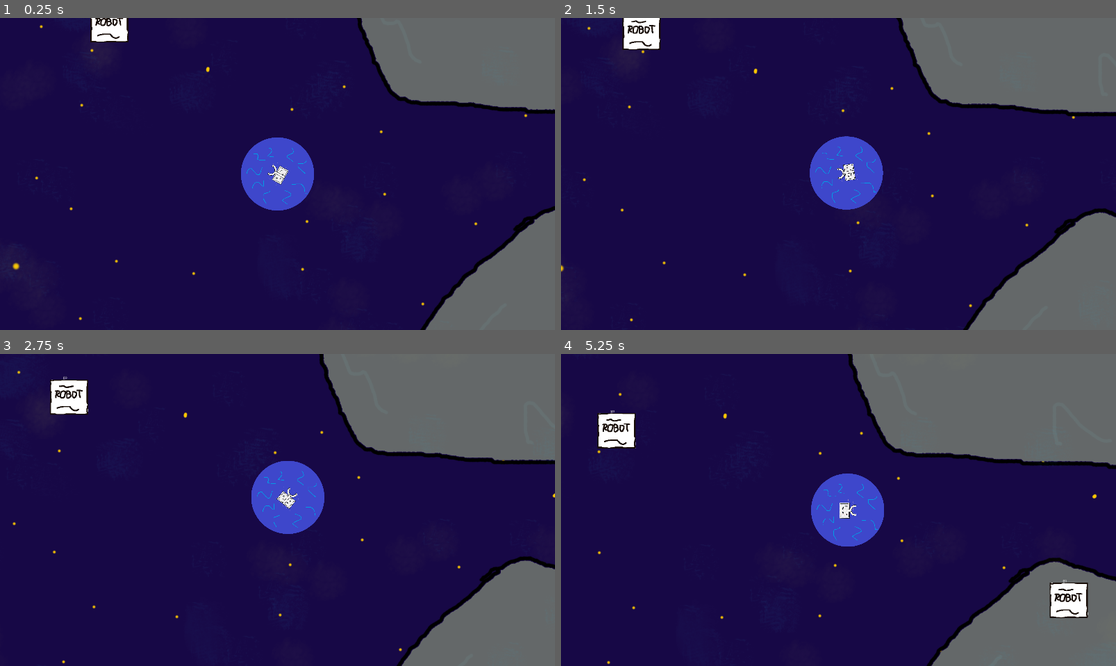
Above: before the commit, frames 1-4 (two rows, left to right).
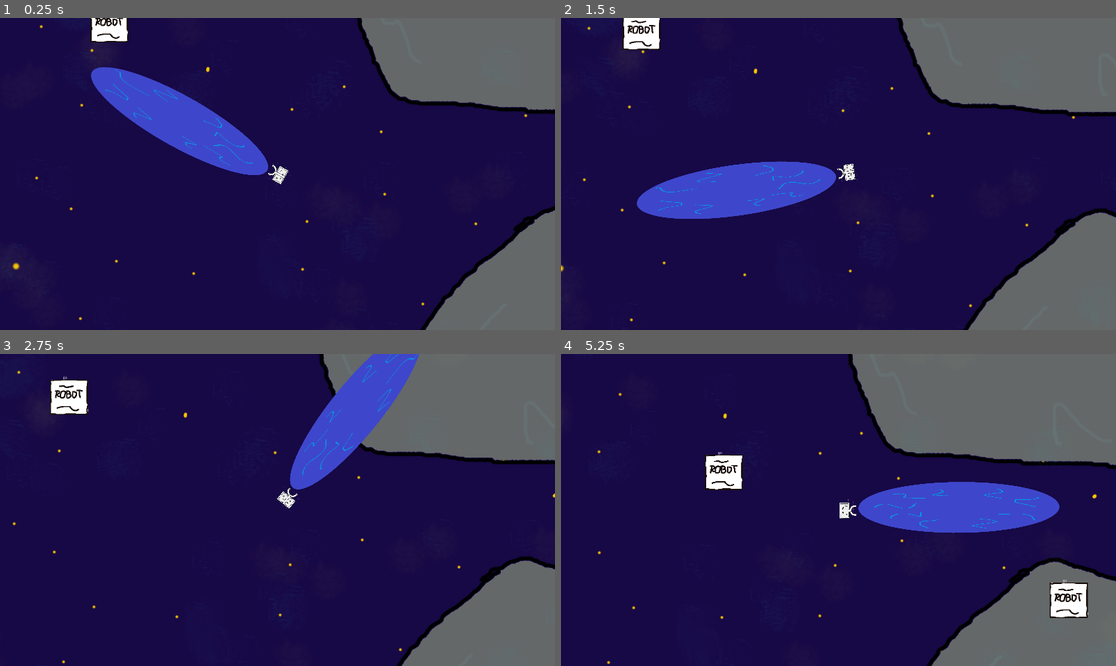
Above: after the commit, the same moments.

Repository: game-jam-team-gut/not-so-lonely
Game: Godot game, scene res://Space.tscn
The game is run twice, just before and just after one commit, with the same random seed, the same clock (stepped at 60 frames per second) and the same inputs.
Inputs (mouse positions are in pixels of both pictures, inside the frame that each line leads up to):
- Up to frame 1 (0.25 s): no input
- Up to frame 2 (1.5 s): move the mouse to (960, 158) at 0.52 s; press the mouse at (960, 158) at 0.53 s; move the mouse to (727, 189) at 1.27 s; release the mouse at (727, 189) at 1.28 s; right-click (727, 189) at 1.35 s
- Up to frame 3 (2.75 s): move the mouse to (333, 441) at 2.02 s; press the mouse at (333, 441) at 2.03 s
- Up to frame 4 (5.25 s): move the mouse to (810, 572) at 2.77 s; release the mouse at (810, 572) at 2.78 s; right-click (810, 572) at 2.85 s; move the mouse to (1005, 556) at 3.52 s; press the mouse at (1005, 556) at 3.53 s; move the mouse to (672, 463) at 4.27 s; release the mouse at (672, 463) at 4.28 s; right-click (672, 463) at 4.35 s; move the mouse to (866, 510) at 5.02 s; press the mouse at (866, 510) at 5.03 s

The runs differ from the first frame. In frame 1, 6.4% of the frame differs, in the area x 16-57%, y 15-62%; in frame 2, 6.4%; in frame 3, 5.9%; in frame 4, 7.9%, in the area x 6-90%, y 18-62%.

Commit message:
New magnetic field WIP, better rotation

Diff:
--- a/Space/Barney.tscn
+++ b/Space/Barney.tscn
@@ -5,33 +5,14 @@
 [ext_resource path="res://Space/Barney/Barney.gd" type="Script" id=4]
 [ext_resource path="res://Space/Barney/CameraControl.gd" type="Script" id=5]
 
-[sub_resource type="CircleShape2D" id=1]
-radius = 58.8304
+[sub_resource type="RectangleShape2D" id=3]
+extents = Vector2( 159.674, 39.8837 )
 
 [sub_resource type="RectangleShape2D" id=2]
 extents = Vector2( 30.0859, 30.0781 )
 
 [node name="Barney" type="KinematicBody2D"]
 script = ExtResource( 4 )
-
-[node name="MagneticField" type="Area2D" parent="."]
-
-[node name="CollisionShape2D" type="CollisionShape2D" parent="MagneticField"]
-scale = Vector2( 2.2, 2.2 )
-shape = SubResource( 1 )
-
-[node name="Sprite" type="Sprite" parent="MagneticField/CollisionShape2D"]
-scale = Vector2( 0.227273, 0.227273 )
-texture = ExtResource( 3 )
-
-[node name="StickingField" type="Area2D" parent="."]
-
-[node name="CollisionShape2D" type="CollisionShape2D" parent="StickingField"]
-shape = SubResource( 2 )
-
-[node name="Sprite" type="Sprite" parent="."]
-scale = Vector2( 0.125112, 0.125112 )
-texture = ExtResource( 1 )
 
 [node name="Camera2D" type="Camera2D" parent="."]
 current = true
@@ -41,6 +22,29 @@
 
 [node name="Tween" type="Tween" parent="Camera2D"]
 
+[node name="Rotates" type="Node2D" parent="."]
+
+[node name="MagneticField" type="Area2D" parent="Rotates"]
+
+[node name="CollisionShape2D" type="CollisionShape2D" parent="Rotates/MagneticField"]
+position = Vector2( 381.305, -7.1272 )
+scale = Vector2( 2.2, 2.2 )
+shape = SubResource( 3 )
+
+[node name="Sprite" type="Sprite" parent="Rotates/MagneticField/CollisionShape2D"]
+position = Vector2( 1.61982, 0.240643 )
+scale = Vector2( 0.623441, 0.157934 )
+texture = ExtResource( 3 )
+
+[node name="StickingField" type="Area2D" parent="Rotates"]
+
+[node name="CollisionShape2D" type="CollisionShape2D" parent="Rotates/StickingField"]
+shape = SubResource( 2 )
+
+[node name="Sprite" type="Sprite" parent="Rotates"]
+scale = Vector2( 0.125112, 0.125112 )
+texture = ExtResource( 1 )
+
 [connection signal="robot_sticked" from="." to="Camera2D" method="_on_Barney_robot_sticked"]
-[connection signal="area_entered" from="MagneticField" to="." method="_on_MagneticField_area_entered"]
-[connection signal="area_entered" from="StickingField" to="." method="_on_StickingField_area_entered"]
+[connection signal="area_entered" from="Rotates/MagneticField" to="." method="_on_MagneticField_area_entered"]
+[connection signal="area_entered" from="Rotates/StickingField" to="." method="_on_StickingField_area_entered"]
--- a/Space/Barney/Barney.gd
+++ b/Space/Barney/Barney.gd
@@ -14,8 +14,7 @@
 var velocity = Vector2()
 
 func rotate_barney():
-	get_node("Sprite").look_at(get_global_mouse_position())
-	get_node("StickingField/CollisionShape2D").look_at(get_global_mouse_position())
+	get_node("Rotates").look_at(get_global_mouse_position())
 
 func check_movement():
 	if Input.is_action_pressed("m1"):
@@ -27,7 +26,7 @@
 	minimalScale = Vector2(minimalScale.x * minimalScaleFactor, minimalScale.y * minimalScaleFactor)
 
 func check_magnetic_field():
-	var collisionShape2D = get_node("MagneticField/CollisionShape2D")
+	var collisionShape2D = get_node("Rotates/MagneticField/CollisionShape2D")
 	var maximalScale = Vector2(minimalScale.x * maximalScaleFactor, minimalScale.y * maximalScaleFactor)
 	var scaleChange = minimalScale.x / scaleChangeFactor
 
